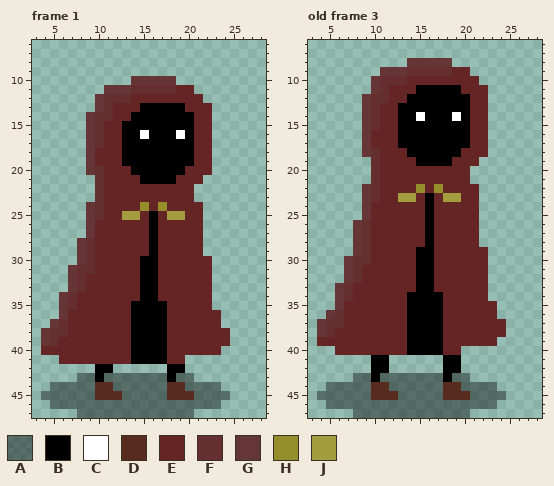
One commit to this pixel-art file: Game Art/Player Character.aseprite. Above is the file before it was changed.
32x48 pixels, 3 frames. Colours within 5 levels of each other are drawn and written as one. Shown: frame 1: x 3..28, y 6..47; old frame 3: x 3..28, y 6..47. The commit also changed other frames, which this record leaves out.
Palette (. is transparent): A #0000006a  B #000000  C #ffffff  D #572c1f  E #662525  F #662f2f  G #663535  H #968e2d  J #a49d40
Pixels before, frame 1, first column x 4:
10 ..........GGGGG......
11 .......GGGFFFFFEE....
12 ......GFFFEEEEEEEE...
13 ......GFEEEBBBBBEEE..
14 .....GFFEEBBBBBBBEE..
15 .....GFEEBBBBBBBBEE..
16 .....GFEEBBCBBBCBEE..
17 .....GFEEBBBBBBBBEE..
18 .....GEEEBBBBBBBBEE..
19 .....GEEEBBBBBBBBEE..
20 .....GFEEEBBBBBBEEE..
21 ......FEEEEBBBBEEE...
22 ......FEEEEEEEEEE....
23 ......FEEEEEEEEEE....
24 .....GFEEEEHEHEEEE...
25 .....GFEEJJEBEJJEE...
26 .....GEEEEEEBEEEEE...
27 .....GEEEEEEBEEEEE...
28 ....GFEEEEEEBEEEEE...
29 ....GFEEEEEEBEEEEE...
30 ....GFEEEEEBBEEEEEE..
31 ...GFFEEEEEBBEEEEEE..
32 ...GFEEEEEEBBEEEEEE..
33 ...GFEEEEEEBBEEEEEE..
34 ..GFEEEEEEEBBEEEEEE..
35 ..GFEEEEEEBBBBEEEEE..
36 ..GEEEEEEEBBBBEEEEEE.
37 .GFEEEEEEEBBBBEEEEEE.
38 GFFEEEEEEEBBBBEEEEEEE
39 GFEEEEEEEEBBBBEEEEEEE
40 EEEEEEEEEEBBBBEEEEEE.
41 ..EEEEEEEEBBBBEE.....
42 ......BB......BB.....
43 ....AABAAAAAAABAA....
44 .AAAAADDAAAAAADDAAAA.
45 AAAAAADDDAAAAADDDAAAA
46 .AAAAAAAAAAAAAAAAAAA.
47 ....AAAAAAAAAAAAA....
Pixels before, old frame 3, first column x 4:
 8 ..........GGGGG......
 9 .......GGGFFFFFEE....
10 ......GFFFEEEEEEEE...
11 ......GFEEEBBBBBEEE..
12 .....GFFEEBBBBBBBEE..
13 .....GFEEBBBBBBBBEE..
14 .....GFEEBBCBBBCBEE..
15 .....GFEEBBBBBBBBEE..
16 .....GEEEBBBBBBBBEE..
17 .....GEEEBBBBBBBBEE..
18 .....GFEEEBBBBBBEEE..
19 ......FEEEEBBBBEEE...
20 ......FEEEEEEEEEE....
21 ......FEEEEEEEEEE....
22 .....GFEEEEHEHEEEE...
23 .....GFEEJJEBEJJEE...
24 .....GEEEEEEBEEEEE...
25 .....GEEEEEEBEEEEE...
26 ....GFEEEEEEBEEEEE...
27 ....GFEEEEEEBEEEEE...
28 ....GFEEEEEEBEEEEE...
29 ....GFEEEEEBBEEEEEE..
30 ...GFFEEEEEBBEEEEEE..
31 ...GFEEEEEEBBEEEEEE..
32 ...GFEEEEEEBBEEEEEE..
33 ..GFEEEEEEEBBEEEEEE..
34 ..GFEEEEEEBBBBEEEEE..
35 ..GEEEEEEEBBBBEEEEEE.
36 .GFEEEEEEEBBBBEEEEEE.
37 GFFEEEEEEEBBBBEEEEEEE
38 GFEEEEEEEEBBBBEEEEEEE
39 EEEEEEEEEEBBBBEEEEEE.
40 ..EEEEEEEEBBBBEE.....
41 ......BB......BB.....
42 ......BB......BB.....
43 ....AABAAAAAAABAA....
44 .AAAAADDAAAAAADDAAAA.
45 AAAAAADDDAAAAADDDAAAA
46 .AAAAAAAAAAAAAAAAAAA.
47 ....AAAAAAAAAAAAA....
Now the later version:
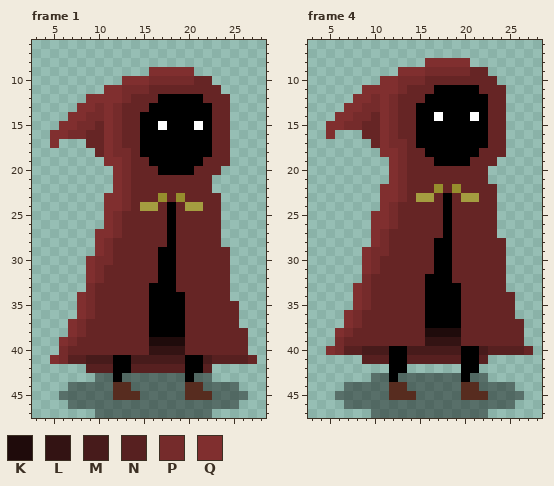
Colours new in this view: K #1f0b0b  L #331313  M #471b1b  N #572020  P #752b2b  Q #802f2f
A new or re-ordered frame is compared with the old frame closest to it.
Change:
frames 3 -> 5
Frame 1:
y 9: x 16..20 ..... -> QQQQQ
y 10: x 13..22 .GGGGG.... -> QQQPPPPPEE
y 11: x 11..18 GGGFFFFF -> QQPPPEEE; x 21..23 ... -> EEE
y 12: x 9..13 .GFFF -> QQQQP; x 17..24 EEEEE... -> BBBBBEEE
y 13: x 8..12 ..GFE -> QQPQP; x 15 B -> E; x 20..24 EEE.. -> BBBEE
y 14: x 7..12 ..GFFE -> QQPPQP; x 14 B -> E; x 21..24 EE.. -> BBEE
y 15: x 6..14 ...GFEEBB -> QQPPEQPEE; x 17 B -> C; x 21..24 EE.. -> CBEE
y 16: x 5..15 ....GFEEBBC -> QQPPEEQPEEB; x 19 C -> B; x 21..24 EE.. -> BBEE
y 17: x 5 . -> Q; x 9..14 GFEEBB -> EEQPEE; x 21..24 EE.. -> BBEE
y 18: x 9 G -> .; x 11..14 EEBB -> QPPE; x 21..24 EE.. -> BBEE
y 19: x 9..15 GEEEBBB -> ..QQPEE; x 21 E -> B; x 23..24 .. -> EE
y 20: x 9..16 GFEEEBBB -> ...QPEEE; x 20 E -> B; x 23 . -> E
y 21: x 10..13 FEEE -> ..QP; x 15..18 BBBB -> EEEE; x 22 . -> E
y 22: x 10..13 FEEE -> ..QP; x 21..22 .. -> EE
y 23: x 10..13 FEEE -> .QQP; x 17 E -> H; x 19 E -> H; x 21..23 ... -> EEE
y 24: x 9..13 GFEEE -> ..QQP; x 15..18 HEHE -> JJEB; x 20..23 EE.. -> JJEE
y 25: x 9..14 GFEEJJ -> ..QPEE; x 16 B -> E; x 18..19 JJ -> BE; x 22..23 .. -> EE
y 26: x 9..12 GEEE -> ..QP; x 16 B -> E; x 18 E -> B; x 22..23 .. -> EE
y 27: x 9..12 GEEE -> .QQP; x 16 B -> E; x 18 E -> B; x 22..23 .. -> EE
y 28: x 8..11 GFEE -> ..QP; x 16 B -> E; x 18 E -> B; x 22..23 .. -> EE
y 29: x 8..11 GFEE -> ..QP; x 16..18 BEE -> EBB; x 22..24 ... -> EEE
y 30: x 8..11 GFEE -> .QPP; x 15..18 BBEE -> EEBB; x 23..24 .. -> EE
y 31: x 7..10 GFFE -> ..QP; x 15..18 BBEE -> EEBB; x 23..24 .. -> EE
y 32: x 7..10 GFEE -> ..QP; x 15..18 BBEE -> EEBB; x 23..24 .. -> EE
y 33: x 7..9 GFE -> ..P; x 15 B -> E; x 17..18 EE -> BB; x 23..24 .. -> EE
y 34: x 6..9 GFEE -> ..QP; x 15 B -> E; x 17..19 EEE -> BBB; x 23..24 .. -> EE
y 35: x 6..9 GFEE -> ..QP; x 14..15 BB -> EE; x 18..19 EE -> BB; x 23..25 ... -> EEE
y 36: x 6..9 GEEE -> ..QP; x 14..15 BB -> EE; x 18..19 EE -> BB; x 24..25 .. -> EE
y 37: x 5..8 GFEE -> ..QP; x 14..15 BB -> EE; x 18..19 EE -> BB; x 24..25 .. -> EE
y 38: x 4..8 GFFEE -> ...QP; x 14..15 BB -> EE; x 18..19 EE -> BB; x 25..26 .. -> EE
y 39: x 4..7 GFEE -> ..QP; x 14..19 BBBBEE -> EEKKKK; x 25..26 .. -> EE
y 40: x 4..6 EEE -> ..P; x 14..19 BBBBEE -> EELLLL; x 24..26 ... -> EEE
y 41: x 5..27 .EEEEEEEEBBBBEE........ -> QPNNMMMBBMMMMMMBBMNNNNE
y 42: x 9..22 .BB......BB... -> NNNBBNNNNNNBBN
y 43: x 8..10 AAB -> ..A; x 12 A -> B; x 18 B -> A; x 20..22 A.. -> BAA
y 44: x 5..6 AA -> ..; x 10..13 DDAA -> AADD; x 18..21 DDAA -> AADD; x 24..25 .. -> AA
y 45: x 4..5 AA -> ..; x 10..11 DD -> AA; x 13..14 AA -> DD; x 18..19 DD -> AA; x 21..22 AA -> DD; x 25..26 .. -> AA
y 46: x 5..6 AA -> ..; x 24..25 .. -> AA
y 47: x 8..9 AA -> ..; x 21..22 .. -> AA
Frame 4 is new; against old frame 3:
y 8: x 14..20 GGGGG.. -> ..QQQQQ
y 9: x 11..22 GGGFFFFFEE.. -> ..QQQPPPPPEE
y 10: x 10..15 GFFFEE -> .QQPPP; x 22..23 .. -> EE
y 11: x 9..13 .GFEE -> QQQQP; x 15..16 BB -> EE; x 20..21 EE -> BB; x 23..24 .. -> EE
y 12: x 8..12 .GFFE -> QQPQP; x 14..15 BB -> EE; x 21..24 EE.. -> BBEE
y 13: x 7..14 ..GFEEBB -> QQPPQPEE; x 21..24 EE.. -> BBEE
y 14: x 6..15 ...GFEEBBC -> QQPPEQPEEB; x 17 B -> C; x 19 C -> B; x 21..24 EE.. -> CBEE
y 15: x 5..14 ....GFEEBB -> QQPPEEQPEE; x 21..24 EE.. -> BBEE
y 16: x 5 . -> Q; x 9 G -> E; x 11..14 EEBB -> QPEE; x 21..24 EE.. -> BBEE
y 17: x 9 G -> .; x 11..14 EEBB -> QPPE; x 21..24 EE.. -> BBEE
y 18: x 9..15 GFEEEBB -> ..QQPEE; x 20..21 EE -> BB; x 23..24 .. -> EE
y 19: x 10..13 FEEE -> ..QP; x 15..16 BB -> EE; x 19..20 EE -> BB; x 22..23 .. -> EE
y 20..21: x 10..13 FEEE -> ..QP; x 21..22 .. -> EE
y 22: x 9..13 GFEEE -> ..QQP; x 15 H -> E; x 19 E -> H; x 22..23 .. -> EE
y 23: x 9..16 GFEEJJEB -> ..QQPEJJ; x 18..23 JJEE.. -> BEJJEE
y 24: x 9..12 GEEE -> ..QP; x 16 B -> E; x 18 E -> B; x 22..23 .. -> EE
y 25: x 9..12 GEEE -> .QQP; x 16 B -> E; x 18 E -> B; x 22..23 .. -> EE
y 26: x 8..12 GFEEE -> ..QQP; x 16 B -> E; x 18 E -> B; x 22..23 .. -> EE
y 27: x 8..11 GFEE -> ..QP; x 16 B -> E; x 18 E -> B; x 22..23 .. -> EE
y 28: x 8..11 GFEE -> ..QP; x 16..18 BEE -> EBB; x 22..24 ... -> EEE
y 29: x 8..11 GFEE -> .QPP; x 15..18 BBEE -> EEBB; x 23..24 .. -> EE
y 30: x 7..10 GFFE -> ..QP; x 15..18 BBEE -> EEBB; x 23..24 .. -> EE
y 31: x 7..10 GFEE -> ..QP; x 15..18 BBEE -> EEBB; x 23..24 .. -> EE
y 32: x 7..9 GFE -> ..P; x 15 B -> E; x 17..18 EE -> BB; x 23..24 .. -> EE
y 33: x 6..9 GFEE -> ..QP; x 15 B -> E; x 17..19 EEE -> BBB; x 23..24 .. -> EE
y 34: x 6..9 GFEE -> ..QP; x 14..15 BB -> EE; x 18..19 EE -> BB; x 23..25 ... -> EEE
y 35: x 6..9 GEEE -> ..QP; x 14..15 BB -> EE; x 18..19 EE -> BB; x 24..25 .. -> EE
y 36: x 5..8 GFEE -> ..QP; x 14..15 BB -> EE; x 18..19 EE -> BB; x 24..25 .. -> EE
y 37: x 4..8 GFFEE -> ...QP; x 14..15 BB -> EE; x 18..19 EE -> BB; x 25..26 .. -> EE
y 38: x 4..7 GFEE -> ..QP; x 14..19 BBBBEE -> EEKKKK; x 25..26 .. -> EE
y 39: x 4..6 EEE -> ..P; x 14..19 BBBBEE -> EELLLL; x 24..26 ... -> EEE
y 40: x 5..27 .EEEEEEEEBBBBEE........ -> QPNNMMMBBMMMMMMBBMNNNNE
y 41: x 9..22 .BB......BB... -> NNNBBNNNNNNBBN
y 42: x 10..13 BB.. -> ..BB; x 18..21 BB.. -> ..BB
y 43: x 8..10 AAB -> ..A; x 12 A -> B; x 18 B -> A; x 20..22 A.. -> BAA
y 44: x 5..6 AA -> ..; x 10..13 DDAA -> AADD; x 18..21 DDAA -> AADD; x 24..25 .. -> AA
y 45: x 4..5 AA -> ..; x 10..11 DD -> AA; x 13..14 AA -> DD; x 18..19 DD -> AA; x 21..22 AA -> DD; x 25..26 .. -> AA
y 46: x 5..6 AA -> ..; x 24..25 .. -> AA
y 47: x 8..9 AA -> ..; x 21..22 .. -> AA
Changed places in both pictures, as pixel boxes (x1, y1, x2, y2):
changed: (41, 67, 257, 418)
changed: (317, 58, 533, 418)
